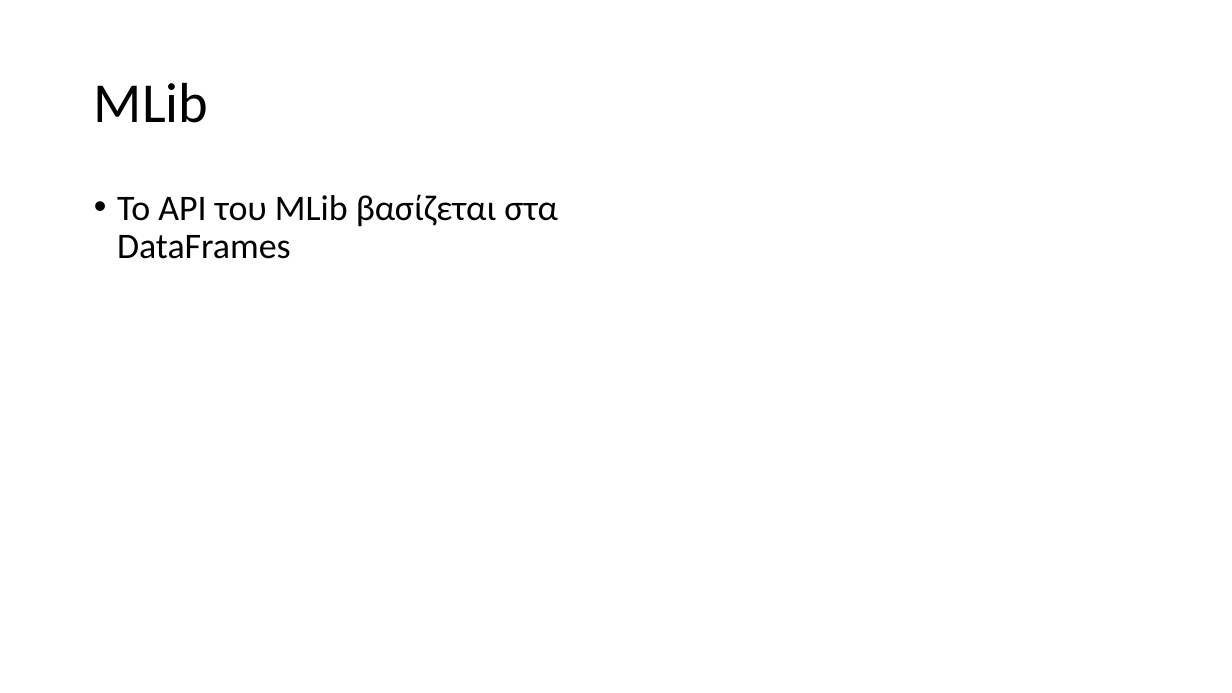
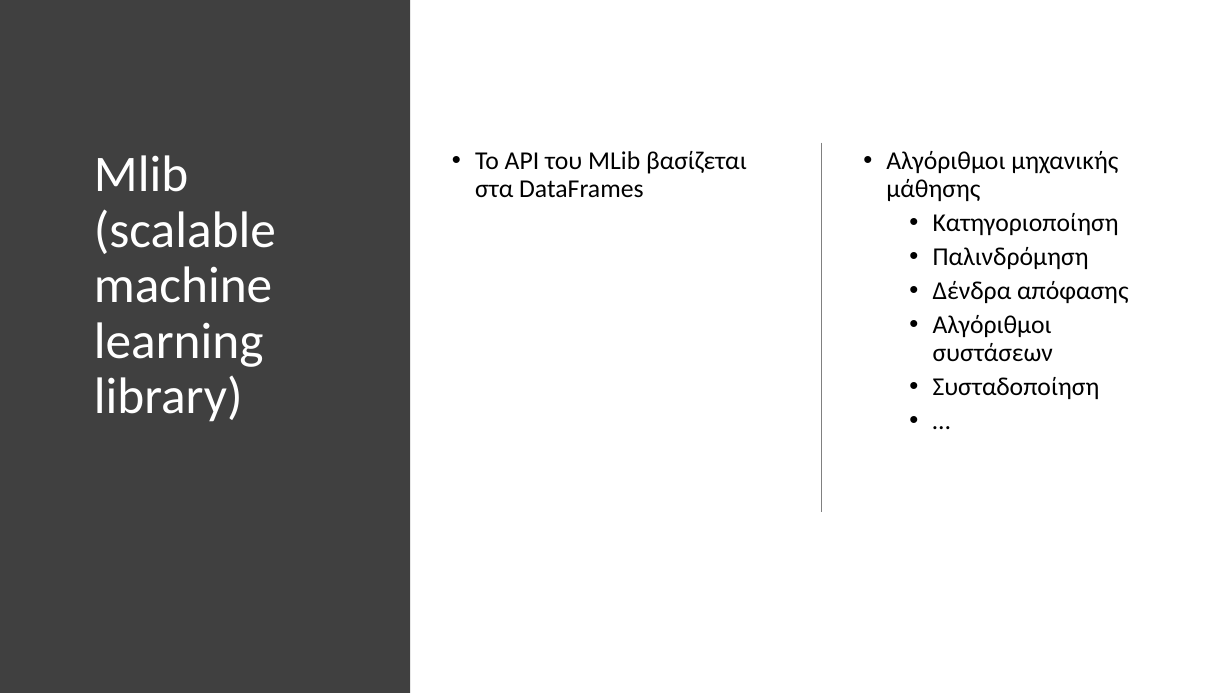
Before and after one commit to chgogos/big_data, a slide deck: slide 11 of 04. Apache Spark.pptx (slide 10 before the commit). Drawn at 1232x693 pixels with LibreOffice and Linux fonts; fonts in the diff are those of the drawing. Boxes give left, top, right and bottom in pixels: in the first picture for what was removed or moved away, otherwise in the second. Text is boxed around its words. In the diff, an @@ line names an element or a change of style, - is before the commit and + after.

```diff
--- a/04. Apache Spark.pptx
+++ b/04. Apache Spark.pptx
@@ rectangle added at (x1=0, y1=0, x2=410, y2=693), fill #404040 @@
@@ title "Mlib (scalable machine learning library)" at (x1=94, y1=155, x2=276, y2=422): vertical alignment middle to top @@
@@ text "Το API του MLib βασίζεται ..." moved from (x1=117, y1=194, x2=558, y2=259) to (x1=475, y1=151, x2=747, y2=198) @@
@@ text "Το API του MLib βασίζεται ..." at (x1=475, y1=151, x2=747, y2=198): size 28 to 20 pt @@
@@ line added from (822, 142) to (822, 512), #808080 1 pt @@
@@ title at (x1=94, y1=155, x2=276, y2=422): text changed; size 44 to 40 pt; text colour #000000 to #FFFFFF @@
-MLib
+Mlib (scalable machine learning library)
@@ text added at (x1=886, y1=151, x2=1128, y2=399), 20 pt, text #000000 @@
+• Αλγόριθμοι μηχανικής μάθησης
+  • Κατηγοριοποίηση
+  • Παλινδρόμηση
+  • Δένδρα απόφασης
+  • Αλγόριθμοι συστάσεων
+  • Συσταδοποίηση
+  • …
```
Also in this commit, not shown: 12 other slides changed, 5 other files.
